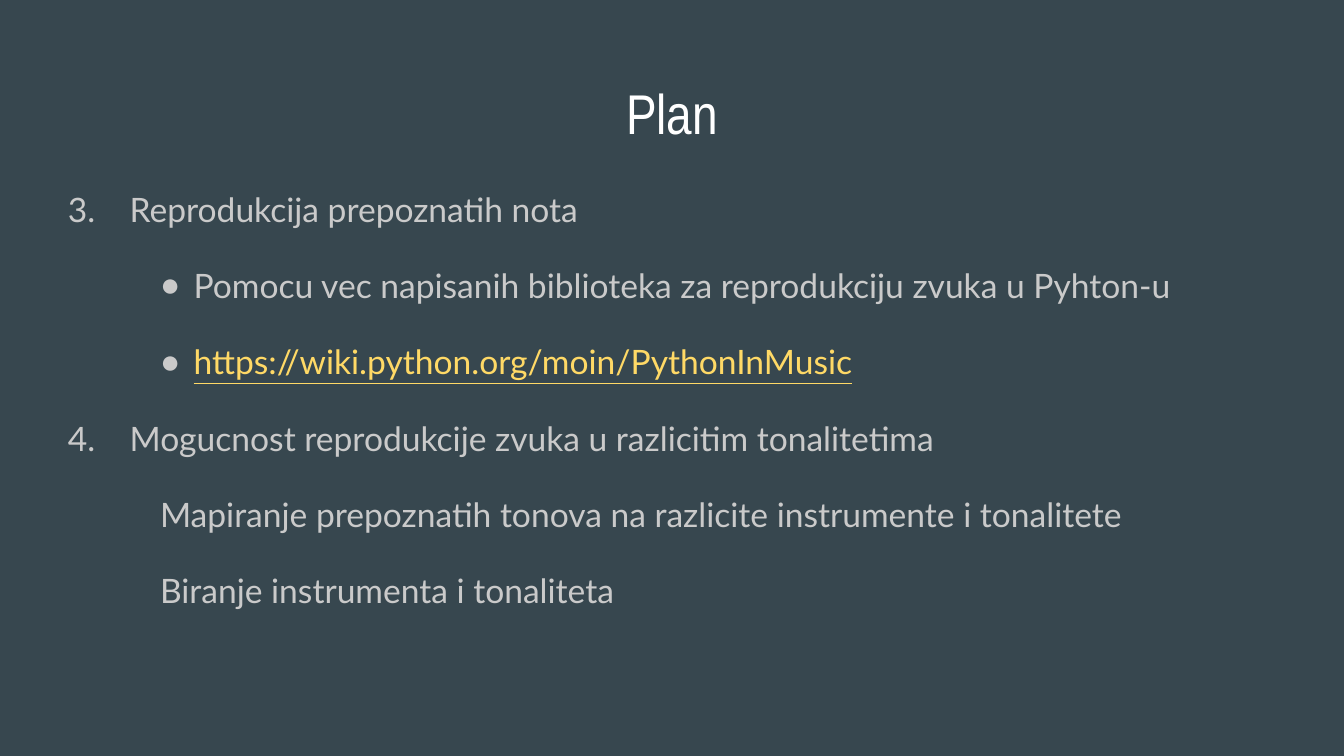
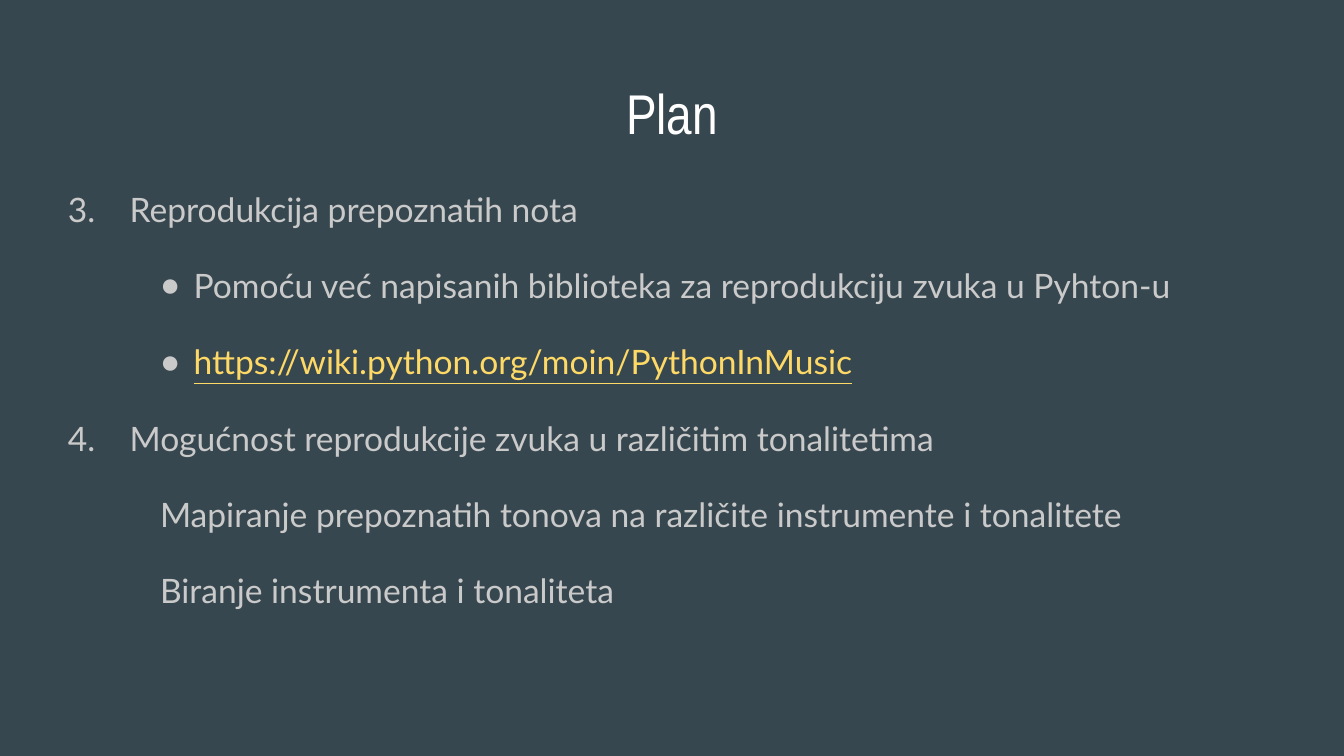
Before and after one commit to nikolalsvk/note-play, a slide deck: slide 4 of NotePlay.pptx. Drawn at 1344x756 pixels with LibreOffice and Linux fonts; fonts in the diff are those of the drawing. Boxes give left, top, right and bottom in pixels: in the first picture for what was removed or moved away, otherwise in the second. Text is boxed around its words. In the diff, an @@ line names an element or a change of style, - is before the commit and + after.

Commit message:
Change presentation

```diff
--- a/NotePlay.pptx
+++ b/NotePlay.pptx
@@ text at [194,273,1170,304]: text changed @@
-● Pomocu vec napisanih biblioteka za reprodukciju zvuka u Pyhton-u
+● Pomoću već napisanih biblioteka za reprodukciju zvuka u Pyhton-u
@@ text at [68,426,1122,533]: text changed @@
-4. Mogucnost reprodukcije zvuka u razlicitim tonalitetima
-Mapiranje prepoznatih tonova na razlicite instrumente i tonalitete
+4. Mogućnost reprodukcije zvuka u različitim tonalitetima
+Mapiranje prepoznatih tonova na različite instrumente i tonalitete
```
Also in this commit, not shown: 5 other slides changed, 1 slide added.
